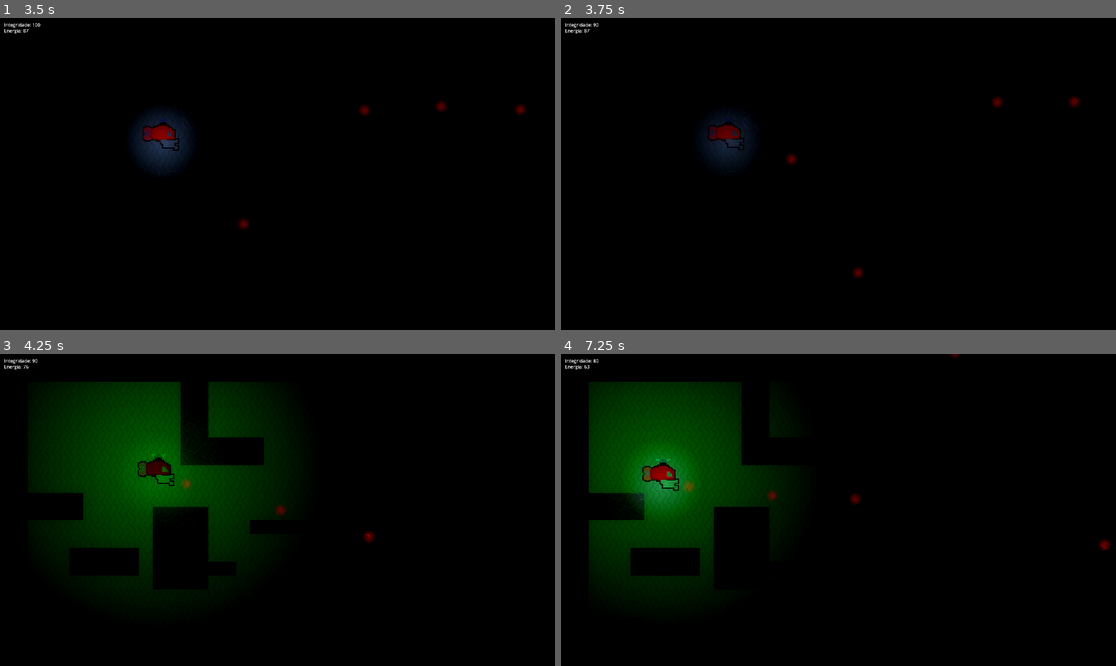
Above: before the commit, frames 1-4 (two rows, left to right).
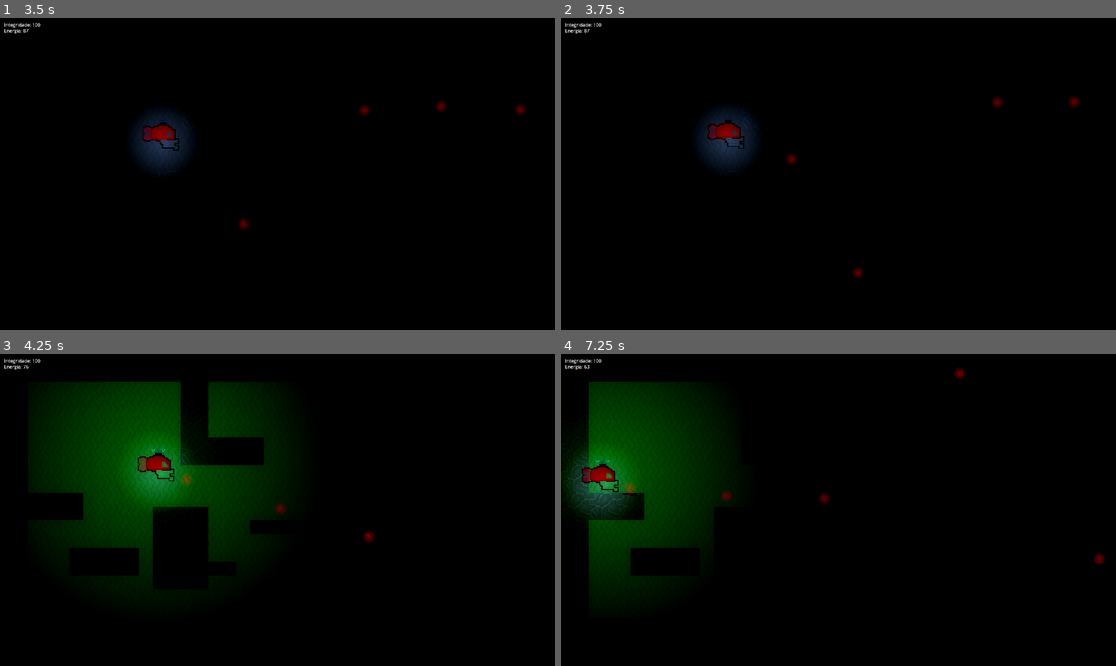
Above: after the commit, the same moments.

Repository: LitheFulminare/subechoXP3
Game: Godot game, scene res://Scenes/Layouts/Main 1.tscn
The game is run twice, just before and just after one commit, with the same random seed, the same clock (stepped at 60 frames per second) and the same inputs.
Inputs (mouse positions are in pixels of both pictures, inside the frame that each line leads up to):
- Up to frame 1 (3.5 s): tap Enter at 0.5 s; move the mouse to (399, 158) at 0.52 s; press the mouse at (399, 158) at 0.53 s; hold D (Right) 0.53-1.28 s; tap F (Sonar) at 0.8, 1.35, 2.3, 2.85 s; move the mouse to (166, 189) at 1.27 s; release the mouse at (166, 189) at 1.28 s; hold S (Down) 1.28-2.03 s; click (166, 189) at 1.55 s; move the mouse to (333, 105) at 2.02 s; press the mouse at (333, 105) at 2.03 s; hold D (Right) 2.03-2.78 s; move the mouse to (249, 236) at 2.77 s; release the mouse at (249, 236) at 2.78 s; hold W (Up) from 2.78 s (still down); click (249, 236) at 3.05 s
- Up to frame 2 (3.75 s): move the mouse to (1005, 220) at 3.52 s; release W (Up) at 3.53 s; press the mouse at (1005, 220) at 3.53 s; hold A (Left) from 3.53 s (still down)
- Up to frame 3 (4.25 s): keep holding A (Left); tap F (Sonar) at 3.8 s
- Up to frame 4 (7.25 s): move the mouse to (672, 463) at 4.27 s; release the mouse at (672, 463) at 4.28 s; tap F (Sonar) at 4.35, 5.3, 5.85, 6.8 s; click (672, 463) at 4.55 s; move the mouse to (866, 510) at 5.02 s; release A (Left) at 5.03 s; press the mouse at (866, 510) at 5.03 s; hold S (Down) 5.03-5.78 s; move the mouse to (755, 432) at 5.77 s; release the mouse at (755, 432) at 5.78 s; hold D (Right) 5.78-6.53 s; click (755, 432) at 6.05 s; move the mouse to (960, 494) at 6.52 s; press the mouse at (960, 494) at 6.53 s; hold W (Up) from 6.53 s (still down)

Frame 1 is identical in both runs. In frame 2, 0.3% of the frame differs, in the area x 5-34%, y 1-43%; in frame 3, 1.0%; in frame 4, 10%, in the area x 0-99%, y 0-68%.

Commit message:
colisoes
separar as sprites das hitboxes

Diff:
--- a/Scenes/Player_e_misc/Player/Arma 1/Arma 1.tscn
+++ b/Scenes/Player_e_misc/Player/Arma 1/Arma 1.tscn
@@ -18,6 +18,3 @@
 [node name="Sprites" type="AnimatedSprite2D" parent="."]
 sprite_frames = SubResource("SpriteFrames_e0eqn")
 animation = &"Arma 1 v1"
-
-[node name="CollisionPolygon2D" type="CollisionPolygon2D" parent="."]
-polygon = PackedVector2Array(-6, 3, 4, 3, 4, 5, 9, 5, 9, -6, -7, -5, -8, -4, -8, -1, -6, 0)
--- a/Scenes/Player_e_misc/Player/CharacterBody2D.gd
+++ b/Scenes/Player_e_misc/Player/CharacterBody2D.gd
@@ -44,14 +44,14 @@
 		velocity = velocity.limit_length(speed)
 	#move_and_slide()
 
-	var collision = move_and_collide(velocity * delta)
-	if collision:
-		if not invincible && life > 0:
-			life -= 10
-			velocity = Vector2.ZERO
-			invincible = true
-			damage_effect()
-			$iFrames.start()
+	var collision = move_and_slide()
+	#if collision:
+		#if not invincible && life > 0:
+			#life -= 10
+			#velocity = Vector2.ZERO
+			#invincible = true
+			#damage_effect()
+			#$iFrames.start()
 
 func _ready():
 	pass
--- a/Scenes/Player_e_misc/Player/player.tscn
+++ b/Scenes/Player_e_misc/Player/player.tscn
@@ -6,14 +6,6 @@
 [ext_resource type="PackedScene" uid="uid://r2uor4w348v2" path="res://Scenes/Player_e_misc/Player/Turbina/Turbina v1.tscn" id="6_iu35p"]
 [ext_resource type="Texture2D" uid="uid://cvae20cgax3sk" path="res://sprites/player/Sonar/sonar1_2.png" id="7_3ljv3"]
 [ext_resource type="PackedScene" uid="uid://drvd8bhk4plho" path="res://Scenes/Player_e_misc/Player/Arma 1/Arma 1.tscn" id="7_dot8c"]
-
-[sub_resource type="SpriteFrames" id="SpriteFrames_1eeoj"]
-animations = [{
-"frames": [],
-"loop": true,
-"name": &"Casco Base",
-"speed": 5.0
-}]
 
 [sub_resource type="SpriteFrames" id="SpriteFrames_a0lt3"]
 animations = [{
@@ -40,6 +32,9 @@
 "speed": 5.0
 }]
 
+[sub_resource type="CircleShape2D" id="CircleShape2D_qow0k"]
+radius = 500.0
+
 [sub_resource type="Gradient" id="Gradient_sbpw5"]
 colors = PackedColorArray(0.613281, 0.764343, 1, 1, 0, 0, 0, 1)
 
@@ -63,19 +58,14 @@
 fill_from = Vector2(0.495413, 0.477064)
 fill_to = Vector2(0, 0)
 
-[sub_resource type="CircleShape2D" id="CircleShape2D_qow0k"]
-radius = 500.0
-
 [node name="Player" type="CharacterBody2D"]
 light_mask = 0
 position = Vector2(1044, 422)
 script = ExtResource("1_k0pig")
 
-[node name="Sprite" type="AnimatedSprite2D" parent="."]
+[node name="Sprite" type="Area2D" parent="."]
 position = Vector2(-2, -1.99999)
 scale = Vector2(4, 4)
-sprite_frames = SubResource("SpriteFrames_1eeoj")
-animation = &"Casco Base"
 metadata/_edit_group_ = true
 
 [node name="Casco" type="AnimatedSprite2D" parent="Sprite"]
@@ -91,31 +81,17 @@
 [node name="Arma1" parent="Sprite" instance=ExtResource("7_dot8c")]
 position = Vector2(7, 7)
 
+[node name="CollisionPolygon2D2" type="CollisionPolygon2D" parent="Sprite/Arma1"]
+polygon = PackedVector2Array(-6, 3, 4, 3, 4, 5, 9, 5, 9, -6, -7, -5, -8, -4, -8, -1, -6, 0)
+
 [node name="TurbinaV1" parent="Sprite" instance=ExtResource("6_iu35p")]
 position = Vector2(-11, -3)
 
 [node name="CollisionPolygon2D" type="CollisionPolygon2D" parent="."]
+visible = false
 position = Vector2(-41, 5)
 rotation = 1.5708
 polygon = PackedVector2Array(-39, 1.00012, -51.0001, -34.9998, -71.0001, -34.9998, -71.0002, -58.9998, -51.0002, -58.9998, -39.0003, -82.9999, -35.0003, -82.9999, -35.0003, -90.9999, 8.99966, -91.0001, 8.99991, -23.0001, 4.99991, -23.0001, 4.99997, -7.00006, 0.999969, -7, 1, 1)
-
-[node name="Light" type="PointLight2D" parent="."]
-position = Vector2(1.99998, 5.00002)
-scale = Vector2(2.34375, 2.42188)
-shadow_color = Color(0, 0.27451, 1, 0)
-texture = SubResource("GradientTexture2D_w4kjf")
-metadata/_edit_group_ = true
-metadata/_edit_lock_ = true
-
-[node name="Sonar" type="PointLight2D" parent="."]
-visible = false
-light_mask = 2
-position = Vector2(4.99997, 4)
-range_item_cull_mask = 3
-shadow_color = Color(0.12549, 1, 0, 0)
-shadow_filter_smooth = 1.9
-texture = SubResource("GradientTexture2D_s5eh0")
-texture_scale = 0.25
 
 [node name="Energy timer" type="Timer" parent="."]
 autostart = true
@@ -138,6 +114,24 @@
 [node name="Spawn Tiro 1" type="Marker2D" parent="."]
 position = Vector2(52, 24)
 
+[node name="Light" type="PointLight2D" parent="."]
+position = Vector2(2, 5.00003)
+scale = Vector2(2.34375, 2.42188)
+shadow_color = Color(0, 0.27451, 1, 0)
+texture = SubResource("GradientTexture2D_w4kjf")
+metadata/_edit_group_ = true
+metadata/_edit_lock_ = true
+
+[node name="Sonar" type="PointLight2D" parent="."]
+visible = false
+light_mask = 2
+position = Vector2(5, 4)
+range_item_cull_mask = 3
+shadow_color = Color(0.12549, 1, 0, 0)
+shadow_filter_smooth = 1.9
+texture = SubResource("GradientTexture2D_s5eh0")
+texture_scale = 0.25
+
 [connection signal="timeout" from="Energy timer" to="." method="_on_energy_timer_timeout"]
 [connection signal="timeout" from="Sonar cooldown" to="." method="_on_sonar_cooldown_timeout"]
 [connection signal="timeout" from="iFrames" to="." method="_on_i_frames_timeout"]
Not shown: 1 places in Scenes/Player_e_misc/Player/player.tscn that only renumber resources
